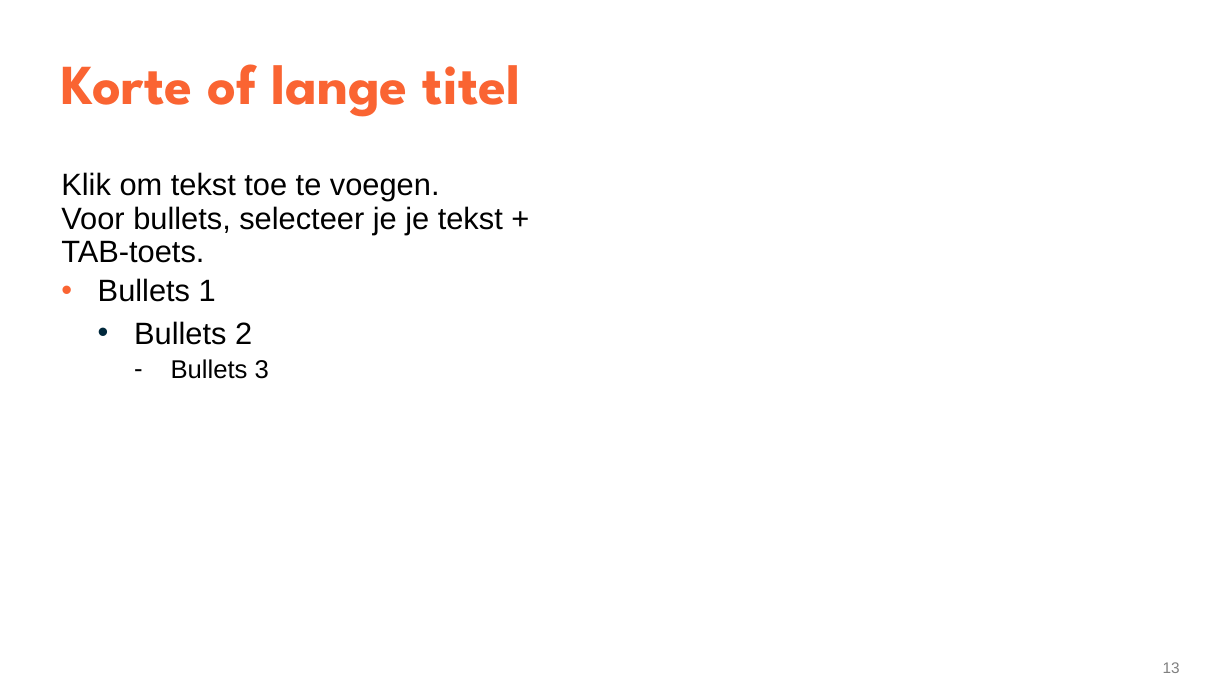
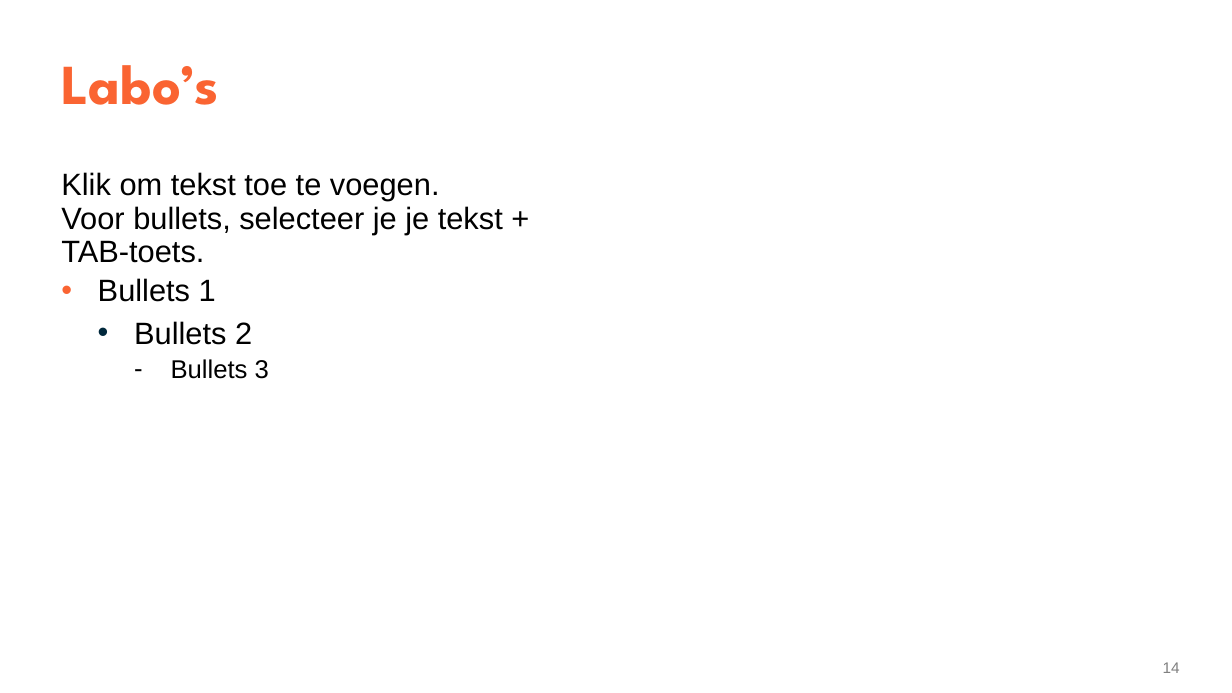
Before and after one commit to YenteLens/ylbachelorproef, a slide deck: slide 14 of Presentatie/eindpresentatie.pptx (slide 13 before the commit). Drawn at 1232x693 pixels with LibreOffice and Linux fonts; fonts in the diff are those of the drawing. Boxes give left, top, right and bottom in pixels: in the first picture for what was removed or moved away, otherwise in the second. Text is boxed around its words. In the diff, an @@ line names an element or a change of style, - is before the commit and + after.

```diff
--- a/Presentatie/eindpresentatie.pptx
+++ b/Presentatie/eindpresentatie.pptx
@@ title at (x1=61, y1=65, x2=219, y2=105): text changed @@
-Korte of lange titel
+Labo’s
@@ page number at (x1=1163, y1=662, x2=1180, y2=673): text changed @@
-13
+14
```
Also in this commit, not shown: 5 other slides changed, 3 slides added.
